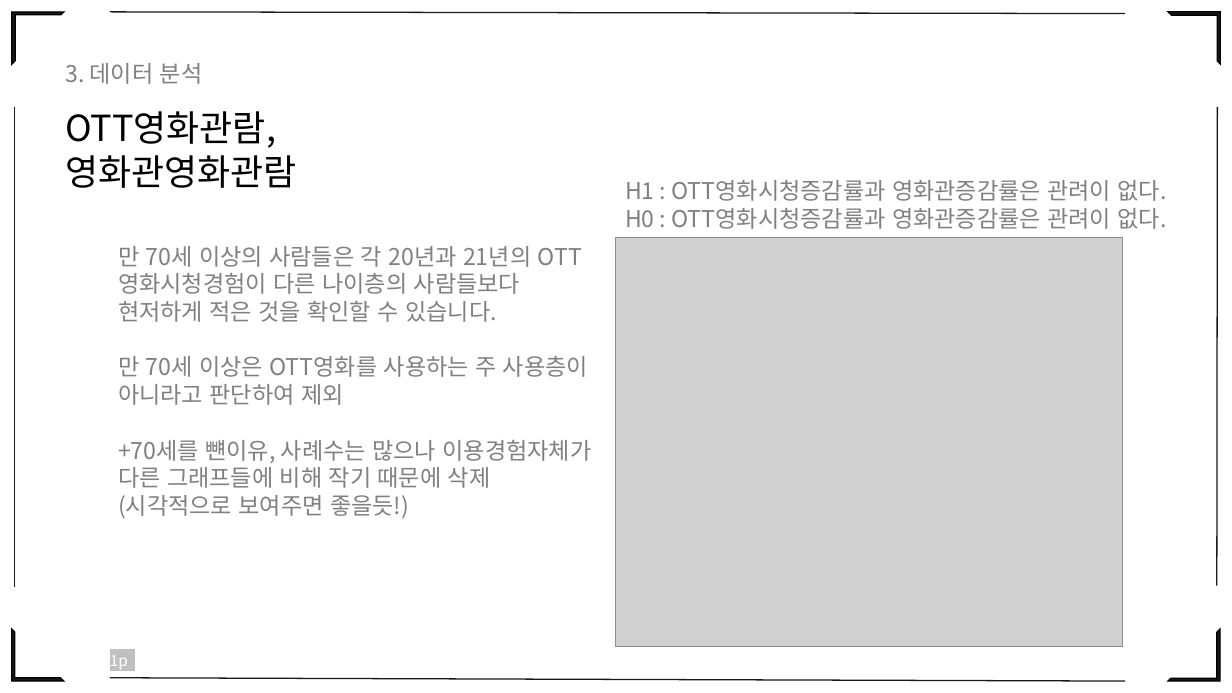
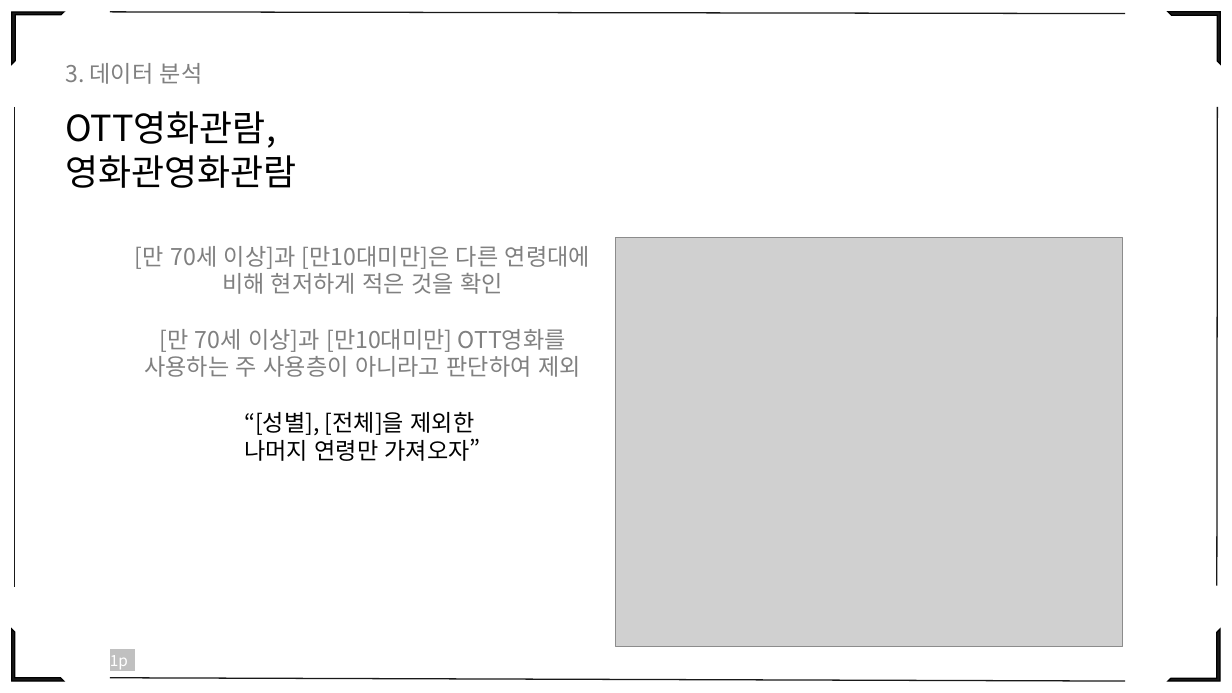
Before and after one commit to eesomin/midproject, a slide deck: slide 37 of jdh1/PPT_0_TEAM2.pptx (slide 36 before the commit). Drawn at 1232x693 pixels with LibreOffice and Linux fonts; fonts in the diff are those of the drawing; grey boxes stand for pictures. Boxes give left, top, right and bottom in pixels: in the first picture for what was removed or moved away, otherwise in the second. Text is boxed around its words. In the diff, an @@ line names an element or a change of style, - is before the commit and + after.

```diff
--- a/jdh1/PPT_0_TEAM2.pptx
+++ b/jdh1/PPT_0_TEAM2.pptx
@@ text removed at (x1=625, y1=180, x2=1167, y2=229) @@
-H1 : OTT영화시청증감률과 영화관증감률은 관려이 없다.
-H0 : OTT영화시청증감률과 영화관증감률은 관려이 없다.
@@ text at (x1=135, y1=246, x2=590, y2=461): text changed @@
-만 70세 이상의 사람들은 각 20년과 21년의 OTT영화시청경험이 다른 나이층의 사람들보다 현저하게 적은 것을 확인할 수 있습니다.
-만 70세 이상은 OTT영화를 사용하는 주 사용층이 아니라고 판단하여 제외
-+70세를 뺸이유, 사례수는 많으나 이용경험자체가 다른 그래프들에 비해 작기 때문에 삭제 (시각적으로 보여주면 좋을듯!)
+[만 70세 이상]과 [만10대미만]은 다른 연령대에 비해 현저하게 적은 것을 확인
+[만 70세 이상]과 [만10대미만] OTT영화를 사용하는 주 사용층이 아니라고 판단하여 제외
+“[성별], [전체]을 제외한
+나머지 연령만 가져오자”
```
Also in this commit, not shown: 37 other slides changed, 6 slides added, 3 slides removed, 1 other file.
